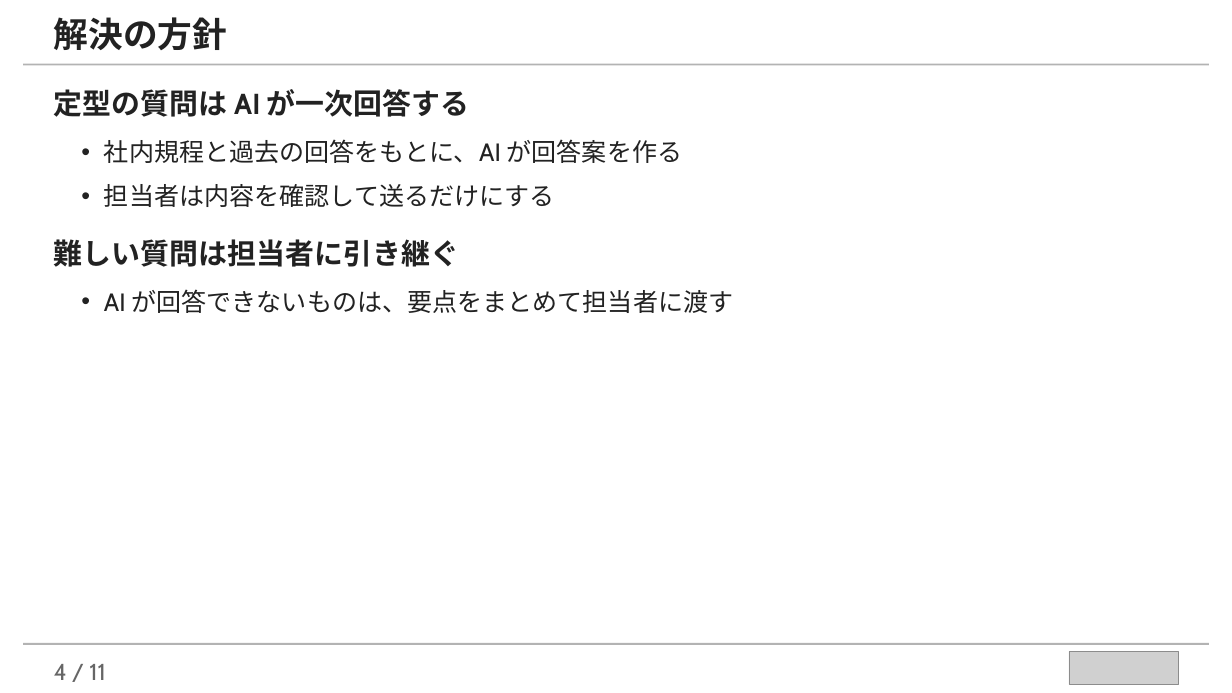
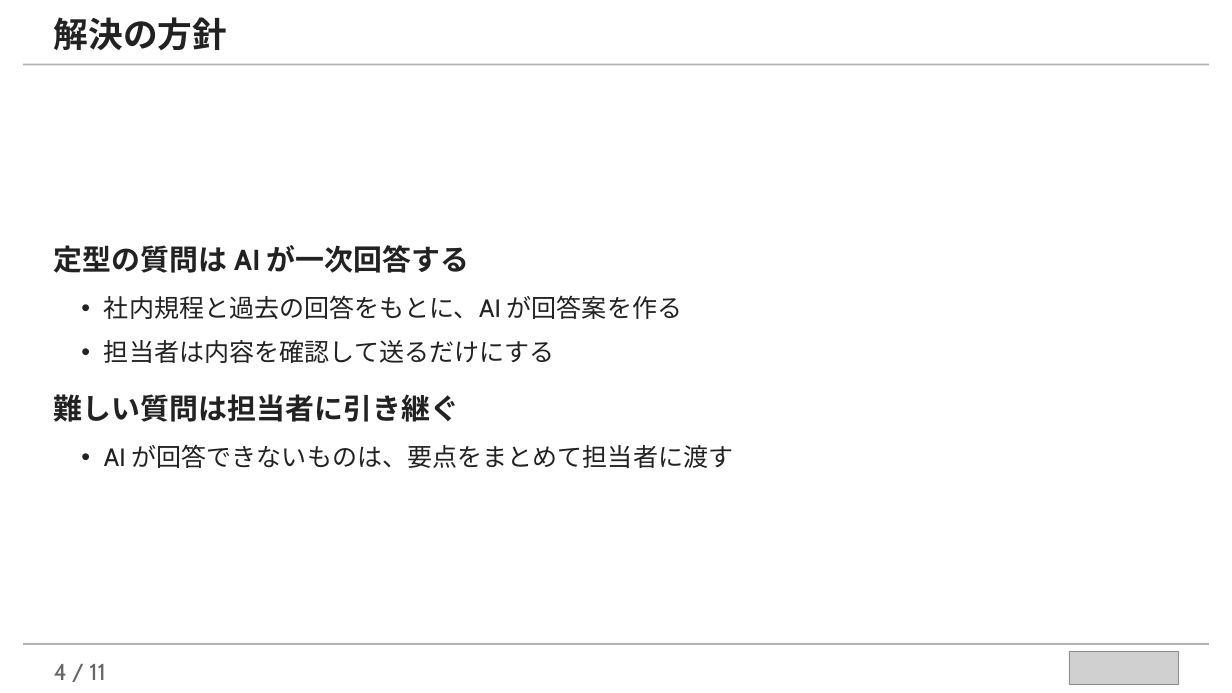
Before and after one commit to takuya109048/llm-assist-kit, a slide deck: slide 4 of examples/marp-slides-example.pptx. Drawn at 1232x693 pixels with LibreOffice and Linux fonts; fonts in the diff are those of the drawing; grey boxes stand for pictures. Boxes give left, top, right and bottom in pixels: in the first picture for what was removed or moved away, otherwise in the second. Text is boxed around its words. In the diff, an @@ line names an element or a change of style, - is before the commit and + after.

```diff
--- a/examples/marp-slides-example.pptx
+++ b/examples/marp-slides-example.pptx
@@ text "定型の質問は AI が一次回答する": place and size @@
-text "定型の質問は AI が一次回答する" at (54,89,733,313)
+text "定型の質問は AI が一次回答する" at (54,245,733,468)
```
Also in this commit, not shown: 7 other slides changed, 7 other files.
